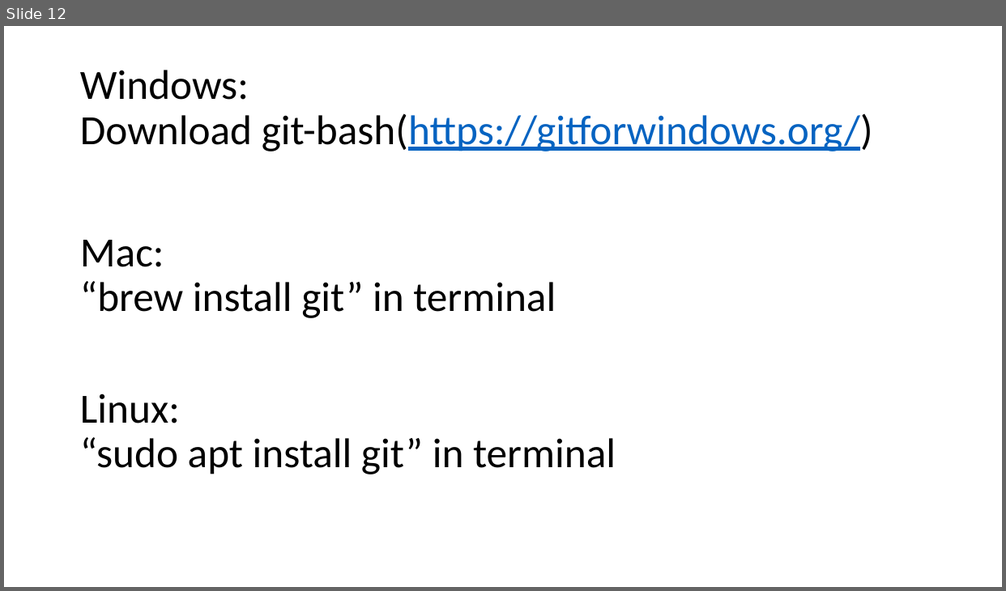
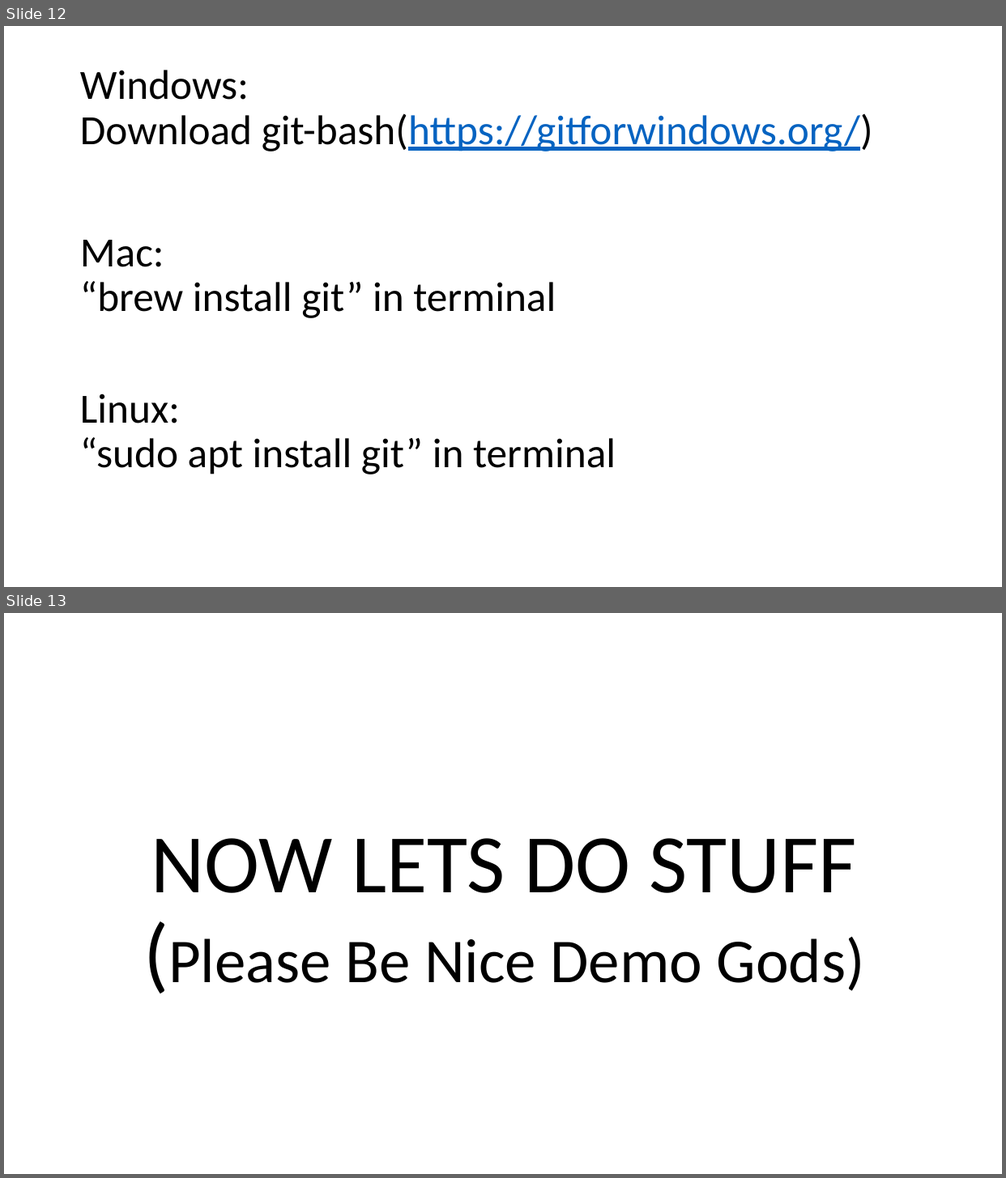
Before and after one commit to nathankurt/GitHub-Workshop, a slide deck: slides_ppt.pptx. Shown one above the other, each under a label of ours: slide 12 before the commit, slides 12 and 13 after it. The pictures are 1006x591 and 1006x1178 pixels, drawn with LibreOffice and Linux fonts; fonts in the diff are those of the drawing. Boxes give left, top, right and bottom in pixels: in the first picture for what was removed or moved away, otherwise in the second. Text is boxed around its words. In the diff, an @@ line names an element or a change of style, - is before the commit and + after.

```diff
--- a/slides_ppt.pptx
+++ b/slides_ppt.pptx
@@ slide 13 added at (4, 613, 1002, 1174), background #FFFFFF @@
@@ title added at (151, 838, 865, 991), 60 pt, text #000000 @@
+NOW LETS DO STUFF
+(Please Be Nice Demo Gods)
```
Also in this commit, not shown: 1 slide changed, 2 slides removed, 1 other file.
